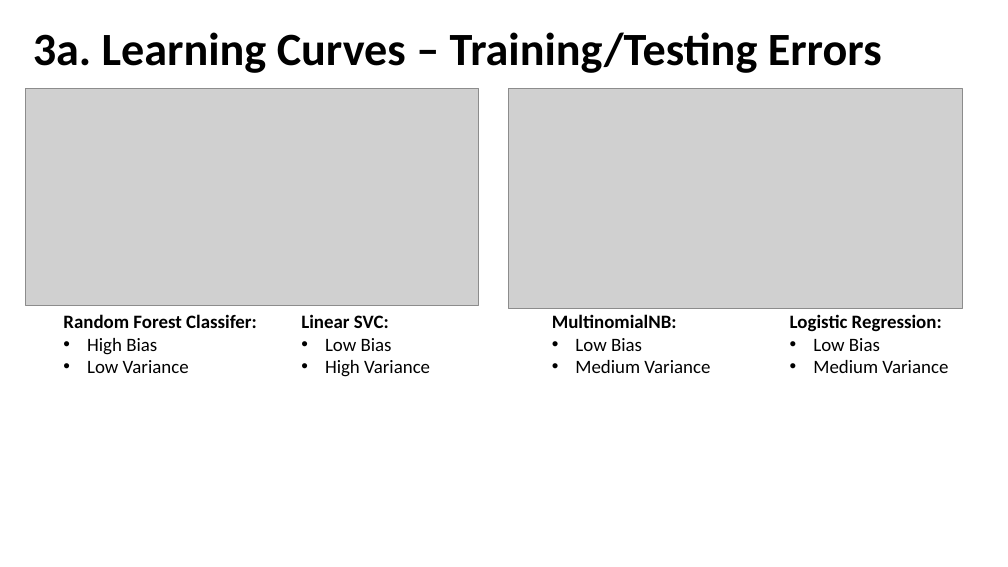
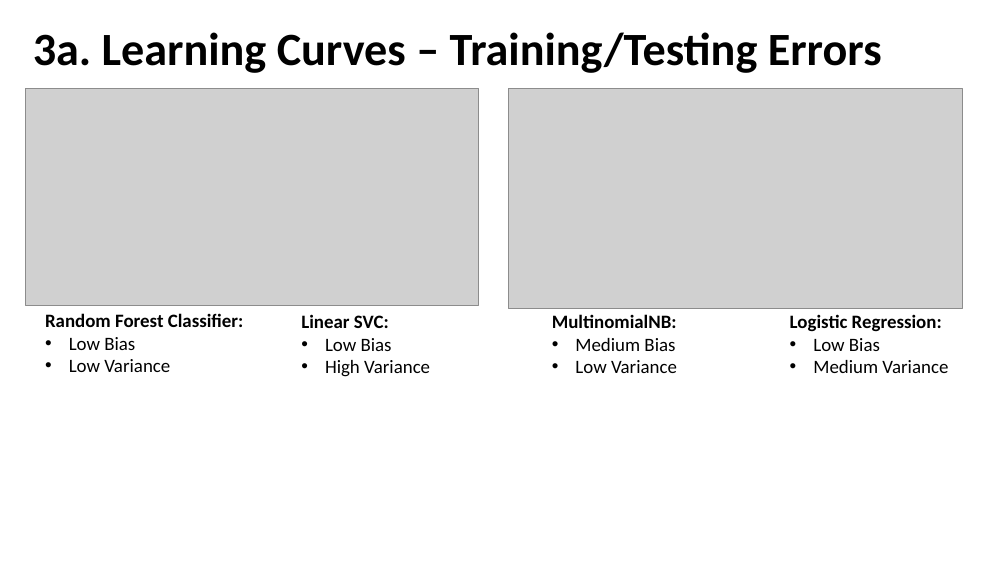
Before and after one commit to CSML1010-3-2020/NLPCourseProject, a slide deck: slide 11 of Milestone02.pptx. Drawn at 1008x567 pixels with LibreOffice and Linux fonts; fonts in the diff are those of the drawing; grey boxes stand for pictures. Boxes give left, top, right and bottom in pixels: in the first picture for what was removed or moved away, otherwise in the second. Text is boxed around its words. In the diff, an @@ line names an element or a change of style, - is before the commit and + after.

```diff
--- a/Milestone02.pptx
+++ b/Milestone02.pptx
@@ text "Random Forest Classifier:": place and size @@
-text "Random Forest Classifier:" at (63, 314, 257, 373)
+text "Random Forest Classifier:" at (45, 313, 244, 372)
@@ text at (45, 313, 244, 350): text changed @@
-Random Forest Classifer:
-• High Bias
+Random Forest Classifier:
+• Low Bias
@@ text at (575, 338, 677, 373): text changed @@
-• Low Bias
-• Medium Variance
+• Medium Bias
+• Low Variance
```
Also in this commit, not shown: 8 other slides changed.
